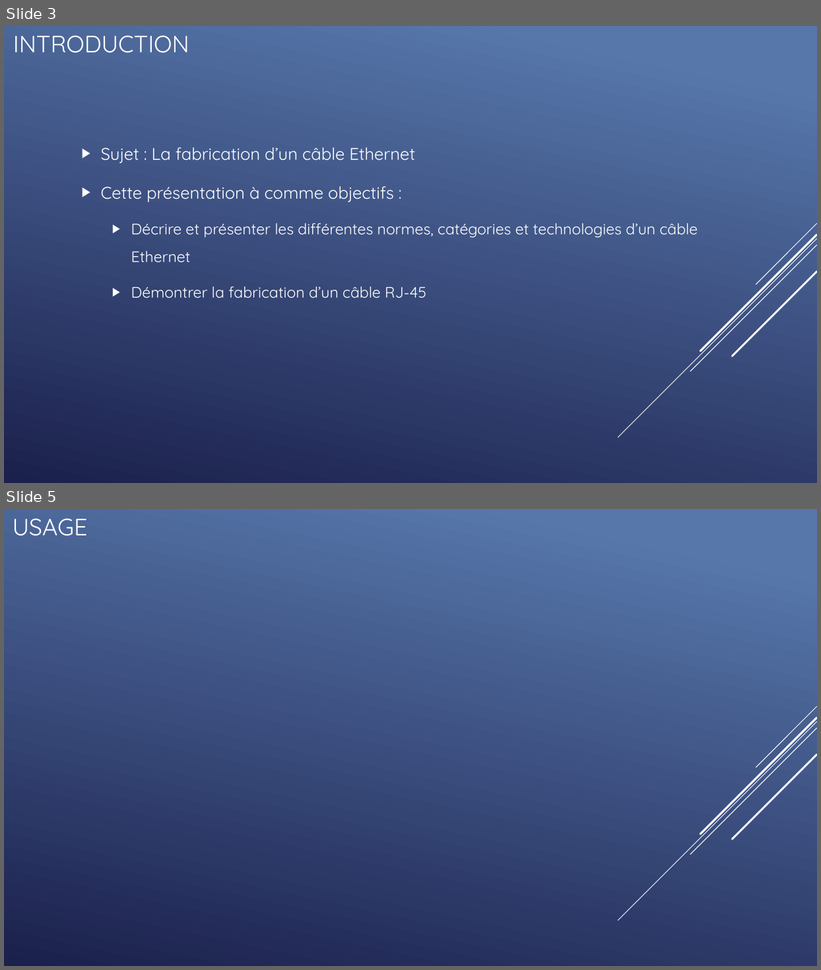
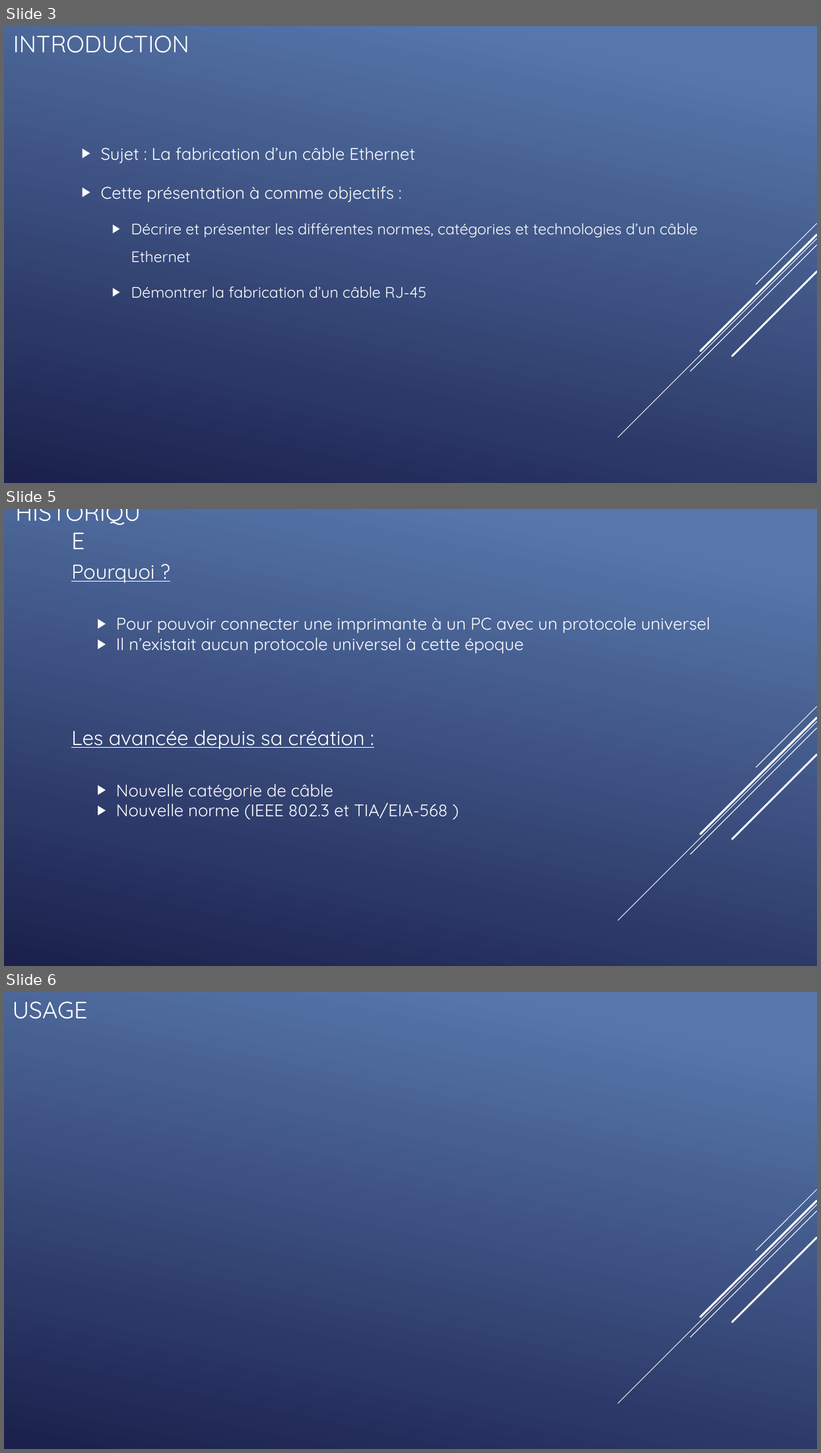
Before and after one commit to QuentinKrg/M214-Ethernet, a slide deck: Module 214 - Fabrication_Ethernet.pptx. Shown one above the other, each under a label of ours: slides 3 and 5 before the commit, slides 3, 5 and 6 after it; the slides between them are not shown. The pictures are 821x970 and 821x1453 pixels, drawn with LibreOffice and Linux fonts; fonts in the diff are those of the drawing. Boxes give left, top, right and bottom in pixels: in the first picture for what was removed or moved away, otherwise in the second. Text is boxed around its words. In the diff, an @@ line names an element or a change of style, - is before the commit and + after.

```diff
--- a/Module 214 - Fabrication_Ethernet.pptx
+++ b/Module 214 - Fabrication_Ethernet.pptx
@@ slide 5 added at box(4, 509, 817, 966), background gradient #5877AB to #1C204D; not listed: 5 template elements that a slide beside it also shows @@
@@ title added at box(4, 509, 152, 543), 28 pt, text #FFFFFF @@
+HISTORIQUE
@@ text added at box(71, 564, 154, 583), 24 pt, text #FFFFFF, underline @@
+Pourquoi ?
@@ text added at box(116, 617, 710, 654), 20 pt, text #FFFFFF @@
+▶ Pour pouvoir connecter une imprimante à un PC avec un protocole universel
+▶ Il n’existait aucun protocole universel à cette époque
@@ text added at box(71, 730, 365, 749), 24 pt, text #FFFFFF, underline @@
+Les avancée depuis sa création :
@@ text added at box(116, 784, 448, 820), 20 pt, text #FFFFFF @@
+▶ Nouvelle catégorie de câble
+▶ Nouvelle norme (IEEE 802.3 et TIA/EIA-568 )
@@ what was slide 5 is now slide 6 @@
```
Also in this commit, not shown: 1 other slide added, 1 slide removed.
